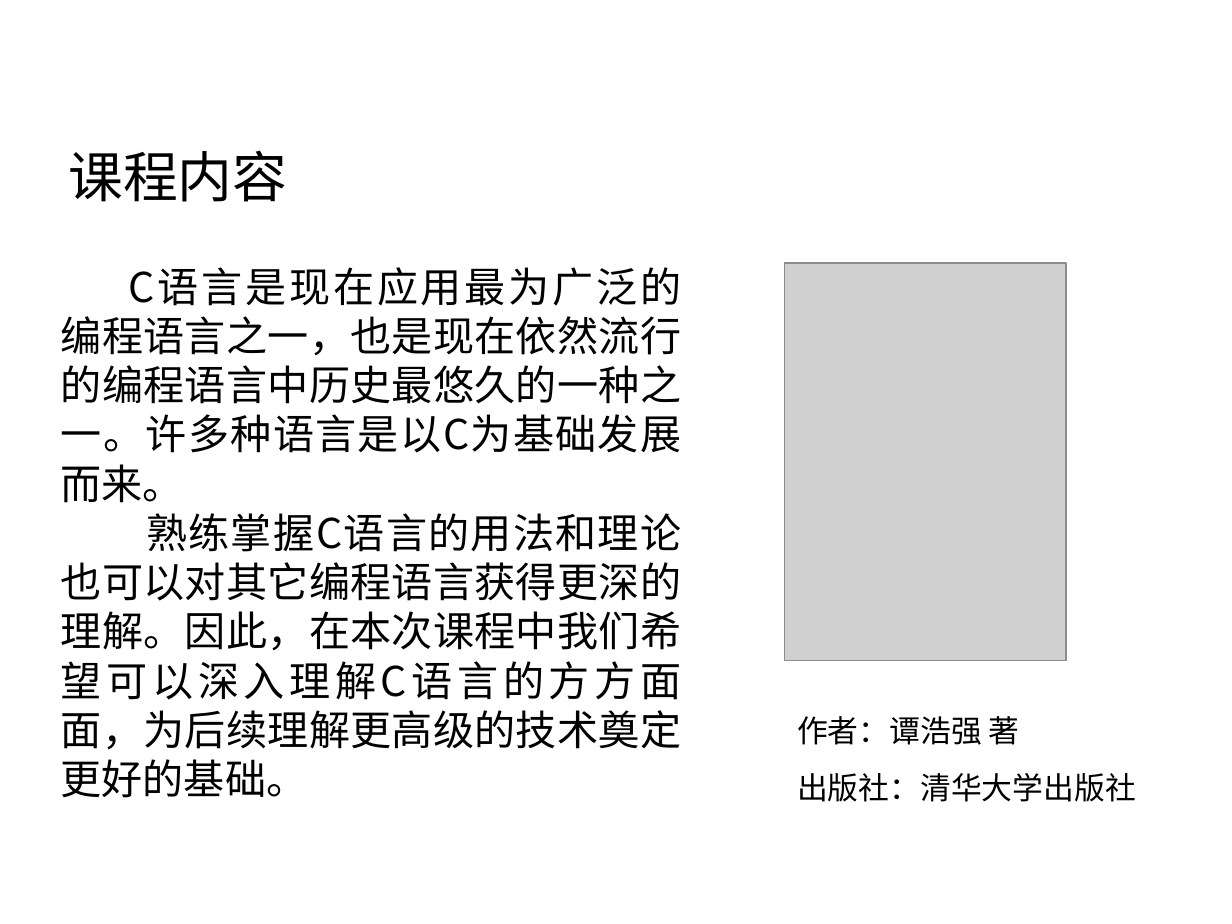
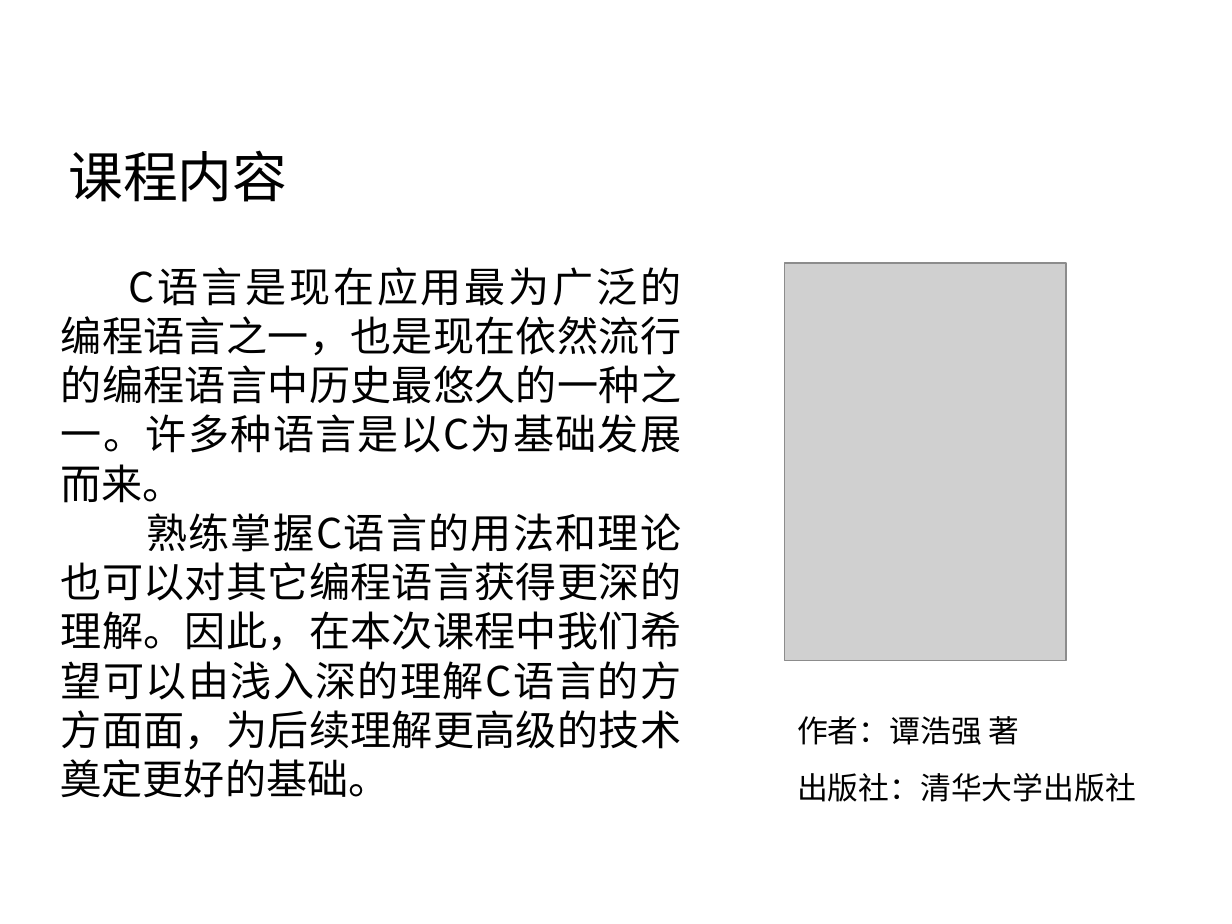
Before and after one commit to rshouc/Advanced-Programming-2018-Autumn, a slide deck: slide 3 of Slides/0 课程概况.pptx. Drawn at 1232x924 pixels with LibreOffice and Linux fonts; fonts in the diff are those of the drawing; grey boxes stand for pictures; background and template pictures are left out. Boxes give left, top, right and bottom in pixels: in the first picture for what was removed or moved away, otherwise in the second. Text is boxed around its words. In the diff, an @@ line names an element or a change of style, - is before the commit and + after.

```diff
--- a/Slides/0 课程概况.pptx
+++ b/Slides/0 课程概况.pptx
@@ text at (61,513,682,798): text changed @@
-熟练掌握C语言的用法和理论也可以对其它编程语言获得更深的理解。因此，在本次课程中我们希望可以深入理解C语言的方方面面，为后续理解更高级的技术奠定更好的基础。
+熟练掌握C语言的用法和理论也可以对其它编程语言获得更深的理解。因此，在本次课程中我们希望可以由浅入深的理解C语言的方方面面，为后续理解更高级的技术奠定更好的基础。
```
Also in this commit, not shown: 1 other slide changed, 1 other file.
